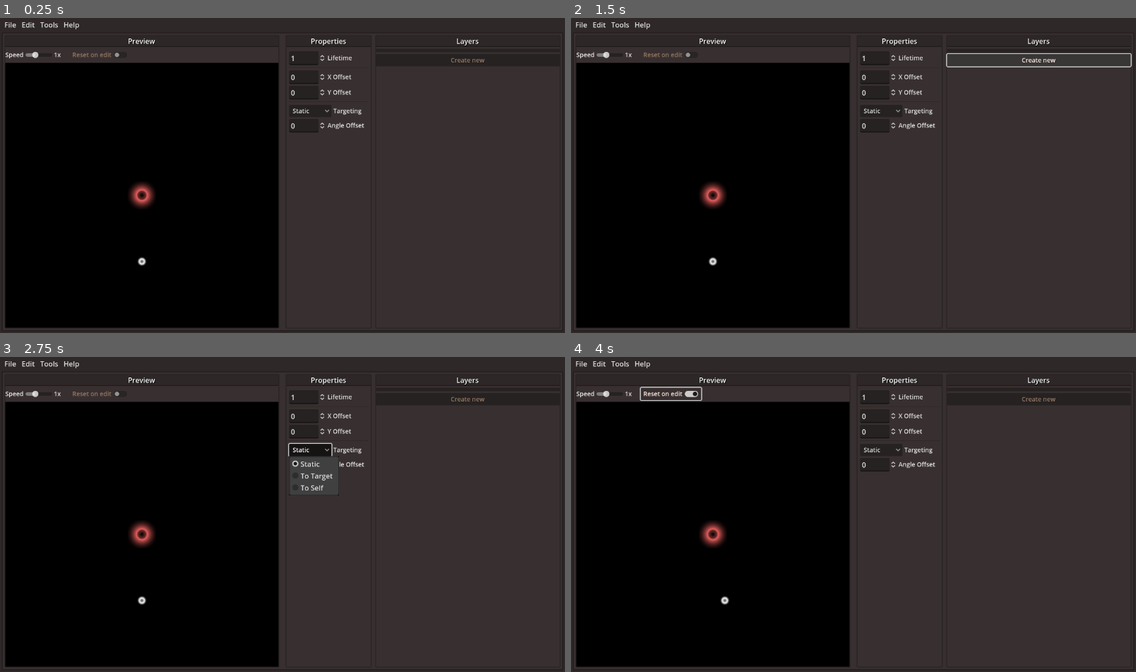
Above: before the commit, frames 1-4 (two rows, left to right).
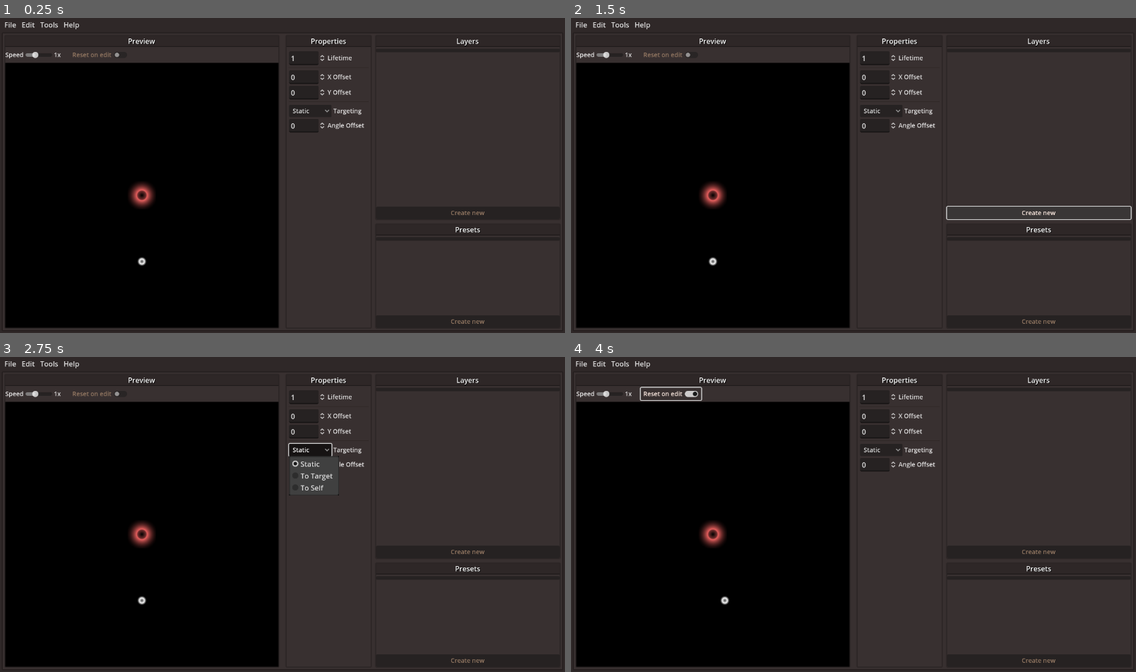
Above: after the commit, the same moments.

Repository: Roboolet/danmacurate
Game: Godot game, scene res://scenes/main.tscn
The game is run twice, just before and just after one commit, with the same random seed, the same clock (stepped at 60 frames per second) and the same inputs.
Inputs:
- Up to frame 1 (0.25 s): no input
- Up to frame 2 (1.5 s): click "Create new" at 0.5 s; click "Create new" at 1.25 s
- Up to frame 3 (2.75 s): click "Static" at 2 s
- Up to frame 4 (4 s): click "Reset on edit" at 2.75 s; hold D (player_move_right) from 3.53 s (still down)

The runs differ from the first frame. In frame 1, 0.2% of the frame differs, in the area x 66-99%, y 12-98%; in frame 2, 0.7%, in the area x 66-100%, y 11-98%; in frame 3, 0.2%; in frame 4, 0.2%.

Commit message:
Presets window

Diff:
--- a/scenes/main.tscn
+++ b/scenes/main.tscn
@@ -278,26 +278,56 @@
 layout_mode = 2
 text = "Angle Offset"
 
-[node name="Layers" type="PanelContainer" parent="Background/Margin/VBoxContainer/Patterns/HSplitContainer/SettingsContainer/SplitContainer"]
-layout_mode = 2
-
-[node name="VBoxContainer" type="VBoxContainer" parent="Background/Margin/VBoxContainer/Patterns/HSplitContainer/SettingsContainer/SplitContainer/Layers"]
-layout_mode = 2
-
-[node name="Label" type="Label" parent="Background/Margin/VBoxContainer/Patterns/HSplitContainer/SettingsContainer/SplitContainer/Layers/VBoxContainer"]
+[node name="VSplitContainer" type="VSplitContainer" parent="Background/Margin/VBoxContainer/Patterns/HSplitContainer/SettingsContainer/SplitContainer"]
+layout_mode = 2
+
+[node name="Layers" type="PanelContainer" parent="Background/Margin/VBoxContainer/Patterns/HSplitContainer/SettingsContainer/SplitContainer/VSplitContainer"]
+layout_mode = 2
+size_flags_vertical = 3
+
+[node name="VBoxContainer" type="VBoxContainer" parent="Background/Margin/VBoxContainer/Patterns/HSplitContainer/SettingsContainer/SplitContainer/VSplitContainer/Layers"]
+layout_mode = 2
+
+[node name="Label" type="Label" parent="Background/Margin/VBoxContainer/Patterns/HSplitContainer/SettingsContainer/SplitContainer/VSplitContainer/Layers/VBoxContainer"]
 layout_mode = 2
 theme_type_variation = &"SectionLabel"
 text = "Layers"
 horizontal_alignment = 1
 
-[node name="PatternList" type="ItemList" parent="Background/Margin/VBoxContainer/Patterns/HSplitContainer/SettingsContainer/SplitContainer/Layers/VBoxContainer"]
+[node name="PatternList" type="ItemList" parent="Background/Margin/VBoxContainer/Patterns/HSplitContainer/SettingsContainer/SplitContainer/VSplitContainer/Layers/VBoxContainer"]
 custom_minimum_size = Vector2(150, 0)
 layout_mode = 2
 max_text_lines = 2
 auto_height = true
 
-[node name="NewPattern" type="Button" parent="Background/Margin/VBoxContainer/Patterns/HSplitContainer/SettingsContainer/SplitContainer/Layers/VBoxContainer"]
-layout_mode = 2
+[node name="NewPattern" type="Button" parent="Background/Margin/VBoxContainer/Patterns/HSplitContainer/SettingsContainer/SplitContainer/VSplitContainer/Layers/VBoxContainer"]
+layout_mode = 2
+size_flags_vertical = 10
 text = "Create new"
 
+[node name="Presets" type="PanelContainer" parent="Background/Margin/VBoxContainer/Patterns/HSplitContainer/SettingsContainer/SplitContainer/VSplitContainer"]
+layout_mode = 2
+size_flags_vertical = 3
+size_flags_stretch_ratio = 0.57
+
+[node name="VBoxContainer" type="VBoxContainer" parent="Background/Margin/VBoxContainer/Patterns/HSplitContainer/SettingsContainer/SplitContainer/VSplitContainer/Presets"]
+layout_mode = 2
+
+[node name="Label" type="Label" parent="Background/Margin/VBoxContainer/Patterns/HSplitContainer/SettingsContainer/SplitContainer/VSplitContainer/Presets/VBoxContainer"]
+layout_mode = 2
+theme_type_variation = &"SectionLabel"
+text = "Presets"
+horizontal_alignment = 1
+
+[node name="PatternList" type="ItemList" parent="Background/Margin/VBoxContainer/Patterns/HSplitContainer/SettingsContainer/SplitContainer/VSplitContainer/Presets/VBoxContainer"]
+custom_minimum_size = Vector2(150, 0)
+layout_mode = 2
+max_text_lines = 2
+auto_height = true
+
+[node name="NewPattern" type="Button" parent="Background/Margin/VBoxContainer/Patterns/HSplitContainer/SettingsContainer/SplitContainer/VSplitContainer/Presets/VBoxContainer"]
+layout_mode = 2
+size_flags_vertical = 10
+text = "Create new"
+
 [connection signal="value_changed" from="Background/Margin/VBoxContainer/Patterns/HSplitContainer/PreviewContainer/Pane …(233 unchanged characters)…
